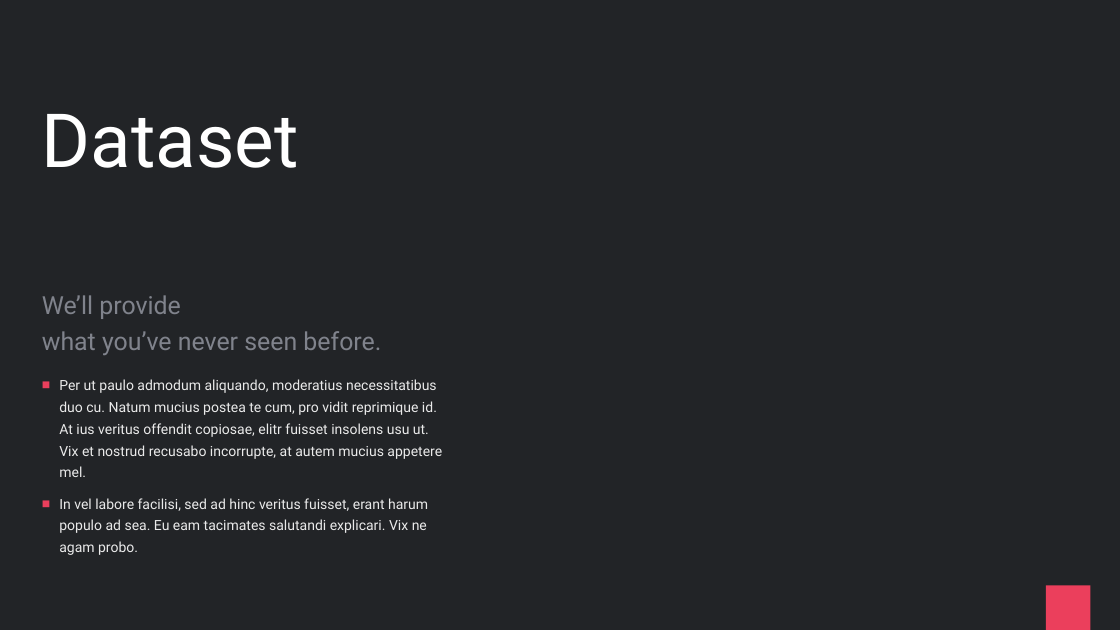
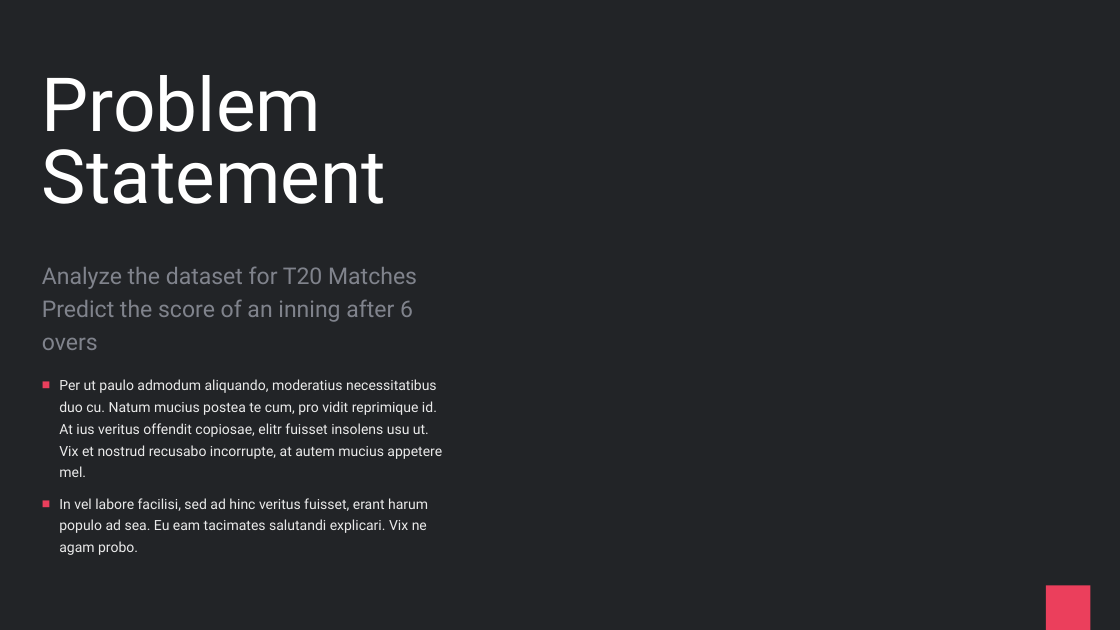
Before and after one commit to praveenraghuvanshi/tech-sessions, a slide deck: slide 5 of drafts/Sport Analytics/cricket-analytics.pptx. Drawn at 1120x630 pixels with LibreOffice and Linux fonts; fonts in the diff are those of the drawing. Boxes give left, top, right and bottom in pixels: in the first picture for what was removed or moved away, otherwise in the second. Text is boxed around its words. In the diff, an @@ line names an element or a change of style, - is before the commit and + after.

```diff
--- a/drafts/Sport Analytics/cricket-analytics.pptx
+++ b/drafts/Sport Analytics/cricket-analytics.pptx
@@ title at [42, 75, 386, 204]: text changed @@
-Dataset
+Problem Statement
@@ text at [42, 266, 417, 350]: text changed; size 32 to 29.6 pt @@
-We’ll provide
-what you’ve never seen before.
+Analyze the dataset for T20 Matches
+Predict the score of an inning after 6 overs
```
Also in this commit, not shown: 2 other slides changed, 5 slides added.
